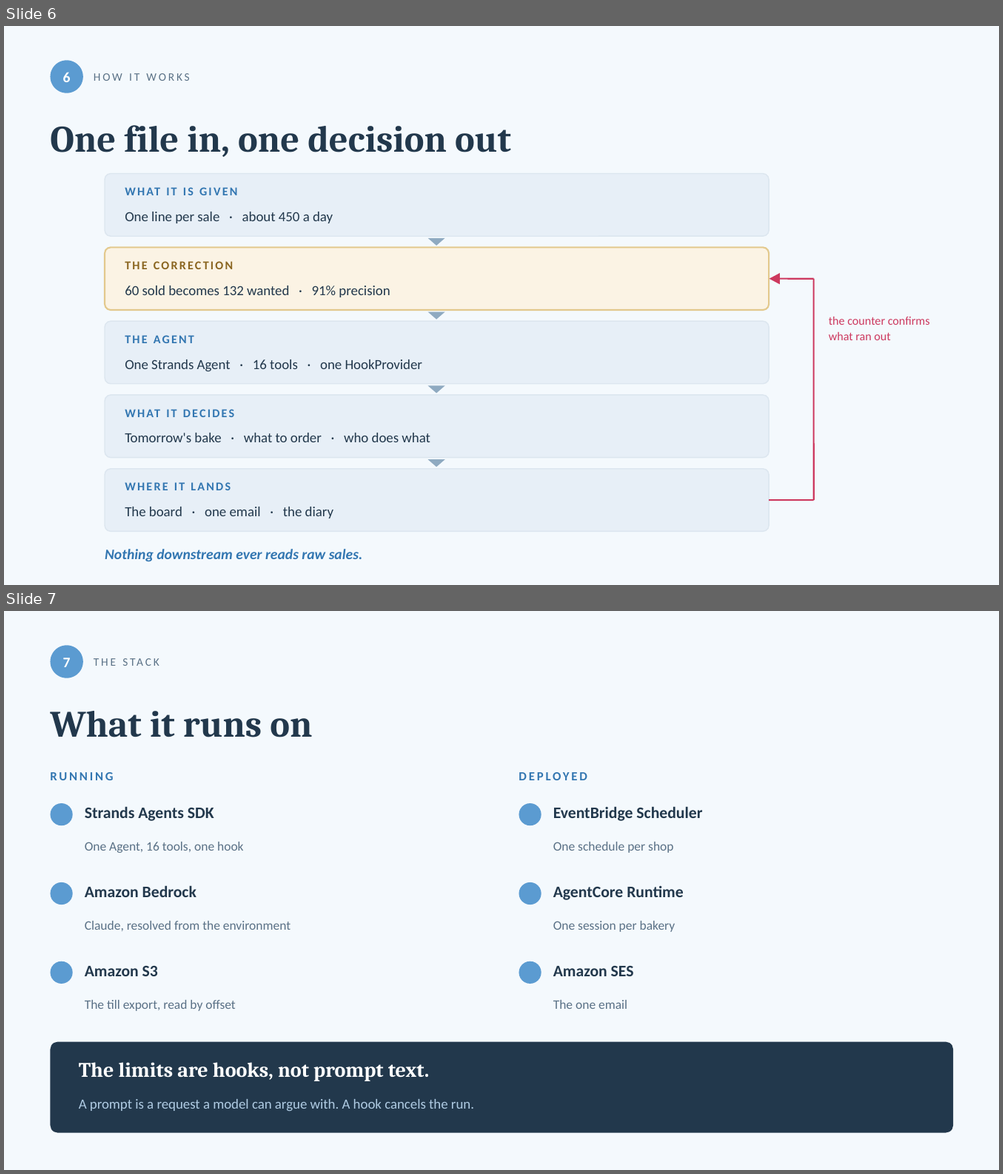
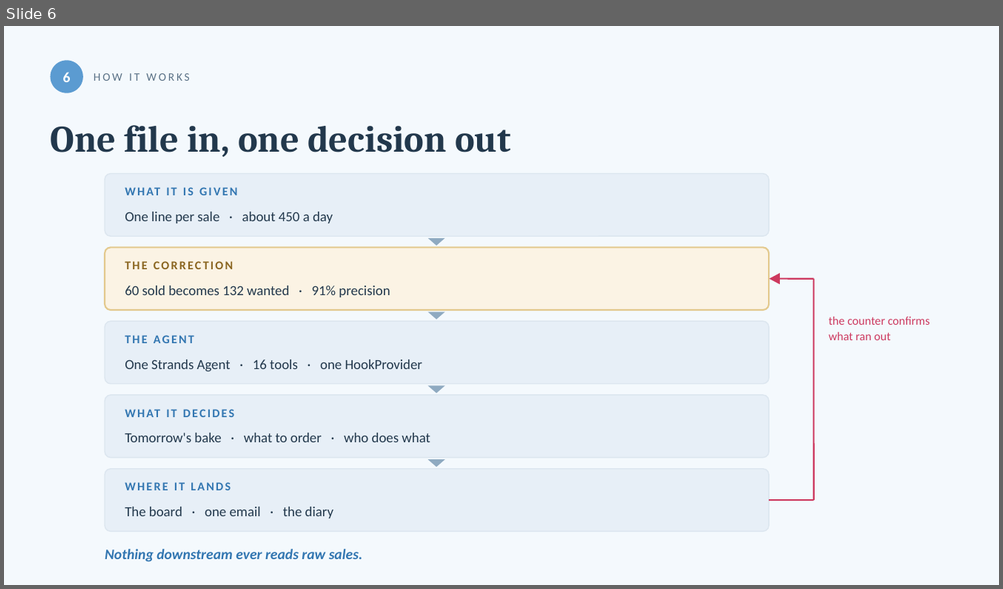
Before and after one commit to Lynchpin707/Sonnabon, a slide deck: docs/Sonnabon.pptx. Shown one above the other, each under a label of ours: slides 6 and 7 before the commit, slide 6 after it. The pictures are 1003x1174 and 1003x589 pixels, drawn with LibreOffice and Linux fonts; fonts in the diff are those of the drawing. Boxes give left, top, right and bottom in pixels: in the first picture for what was removed or moved away, otherwise in the second. Text is boxed around its words. In the diff, an @@ line names an element or a change of style, - is before the commit and + after.

```diff
--- a/docs/Sonnabon.pptx
+++ b/docs/Sonnabon.pptx
@@ slide 7 removed at box(4, 611, 999, 1170), background #F4F9FD @@
@@ ellipse removed at box(51, 645, 83, 678) @@
@@ text removed at box(63, 658, 71, 667) @@
-7
@@ text removed at box(50, 711, 312, 738) @@
-What it runs on
@@ text removed at box(50, 772, 113, 780) @@
-RUNNING
@@ text removed at box(518, 772, 586, 780) @@
-DEPLOYED
@@ ellipse removed at box(51, 803, 73, 826) @@
@@ text removed at box(85, 806, 214, 821) @@
-Strands Agents SDK
@@ ellipse removed at box(519, 803, 541, 826) @@
@@ text removed at box(553, 806, 702, 821) @@
-EventBridge Scheduler
@@ text removed at box(85, 842, 244, 853) @@
-One Agent, 16 tools, one hook
@@ text removed at box(553, 842, 673, 853) @@
-One schedule per shop
@@ ellipse removed at box(51, 883, 73, 905) @@
@@ text removed at box(85, 886, 196, 897) @@
-Amazon Bedrock
@@ ellipse removed at box(519, 883, 541, 905) @@
@@ text removed at box(553, 886, 683, 900) @@
-AgentCore Runtime
@@ text removed at box(85, 921, 290, 931) @@
-Claude, resolved from the environment
@@ text removed at box(553, 921, 675, 932) @@
-One session per bakery
@@ ellipse removed at box(51, 962, 73, 984) @@
@@ text removed at box(85, 965, 158, 977) @@
-Amazon S3
@@ ellipse removed at box(519, 962, 541, 984) @@
@@ text removed at box(553, 965, 634, 977) @@
-Amazon SES
@@ text removed at box(85, 1000, 235, 1011) @@
-The till export, read by offset
@@ text removed at box(553, 1000, 627, 1009) @@
-The one email
@@ rounded rectangle removed at box(51, 1042, 953, 1133) @@
@@ text removed at box(79, 1062, 114, 1077) @@
-THE STACK
@@ text removed at box(119, 1062, 429, 1082) @@
-The limits are hooks, not prompt text.
@@ text removed at box(79, 1099, 474, 1111) @@
-A prompt is a request a model can argue with. A hook cancels the run.
```
Also in this commit, not shown: 2 slides added, 1 other file.
